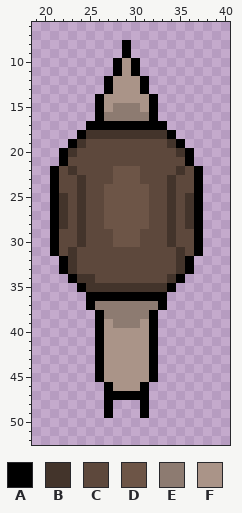
Two states of a pixel-art file, Assets/Minigames/SpaceInvaders/Snail.aseprite. This is how it looked before the edit.
64x64 pixels, 1 frame. Shown: x 19..40, y 6..52.
Palette (. is transparent): A #000000  B #43342b  C #5d483c  D #6d5547  E #8d7b71  F #aa9488
Pixels before, first column x 21:
 8 ........A........
 9 ........A........
10 .......AFA.......
11 .......AFA.......
12 ......AFFFA......
13 ......AFFFA......
14 .....AFFFFFA.....
15 .....AFEEEFA.....
16 .....AEEEEEA.....
17 ....AAAAAAAAA....
18 ...ABBBBBBBBBA...
19 ..ABCCCCCCCCCBA..
20 .ABCCCCCCCCCCCBA.
21 .ACCCCCCCCCCCCCA.
22 ACBCCCCDDDCCCCBCA
23 ACCBCCCDDDCCCBCCA
24 ACCBCCDDDDDCCBCCA
25 ABCBCCDDDDDCCBCBA
26 ABCBCCDDDDDCCBCBA
27 ABCBCCDDDDDCCBCBA
28 ABCBCCDDDDDCCBCBA
29 ACCBCCCDDDCCCBCCA
30 ACCBCCCDDDCCCBCCA
31 ACBCCCCCCCCCCCBCA
32 .ABCCCCCCCCCCCBA.
33 .ABCCCCCCCCCCCBA.
34 ..ABBCCCCCCCCBA..
35 ...ABBBBBBBBBA...
36 ....AAAAAAAAA....
37 ....AEEEEEEEA....
38 .....AEEEEEA.....
39 .....AFEEEFA.....
40 .....AFFFFFA.....
41 .....AFFFFFA.....
42 .....AFFFFFA.....
43 .....AFFFFFA.....
44 .....AFFFFFA.....
45 .....AFFFFFA.....
46 ......AFFFA......
47 ......AAAAA......
48 ......A...A......
49 ......A...A......
After:
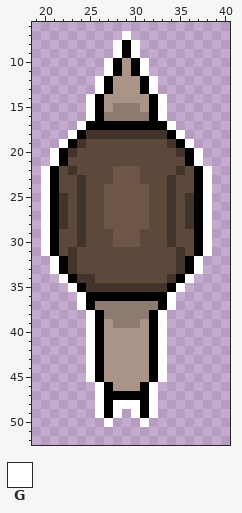
Colours new in this view: G #ffffff
The exact change:
y 7: x 29 . -> G
y 8..9: x 28 . -> G; x 30 . -> G
y 10..11: x 27 . -> G; x 31 . -> G
y 12..13: x 26 . -> G; x 32 . -> G
y 14..16: x 25 . -> G; x 33 . -> G
y 17: x 24 . -> G; x 34 . -> G
y 18: x 23 . -> G; x 35 . -> G
y 19: x 22 . -> G; x 36 . -> G
y 20..21: x 21 . -> G; x 37 . -> G
y 22..31: x 20 . -> G; x 38 . -> G
y 32..33: x 21 . -> G; x 37 . -> G
y 34: x 22 . -> G; x 36 . -> G
y 35: x 23 . -> G; x 35 . -> G
y 36..37: x 24 . -> G; x 34 . -> G
y 38..45: x 25 . -> G; x 33 . -> G
y 46..47: x 26 . -> G; x 32 . -> G
y 48: x 26 . -> G; x 28..30 ... -> GGG; x 32 . -> G
y 49: x 26 . -> G; x 28 . -> G; x 30 . -> G; x 32 . -> G
y 50: x 27 . -> G; x 31 . -> G
